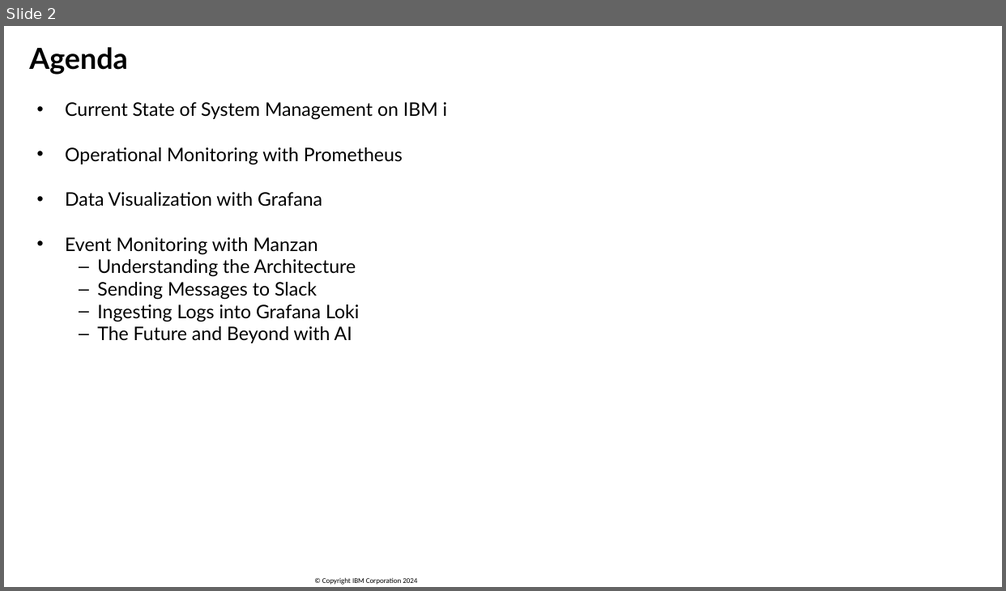
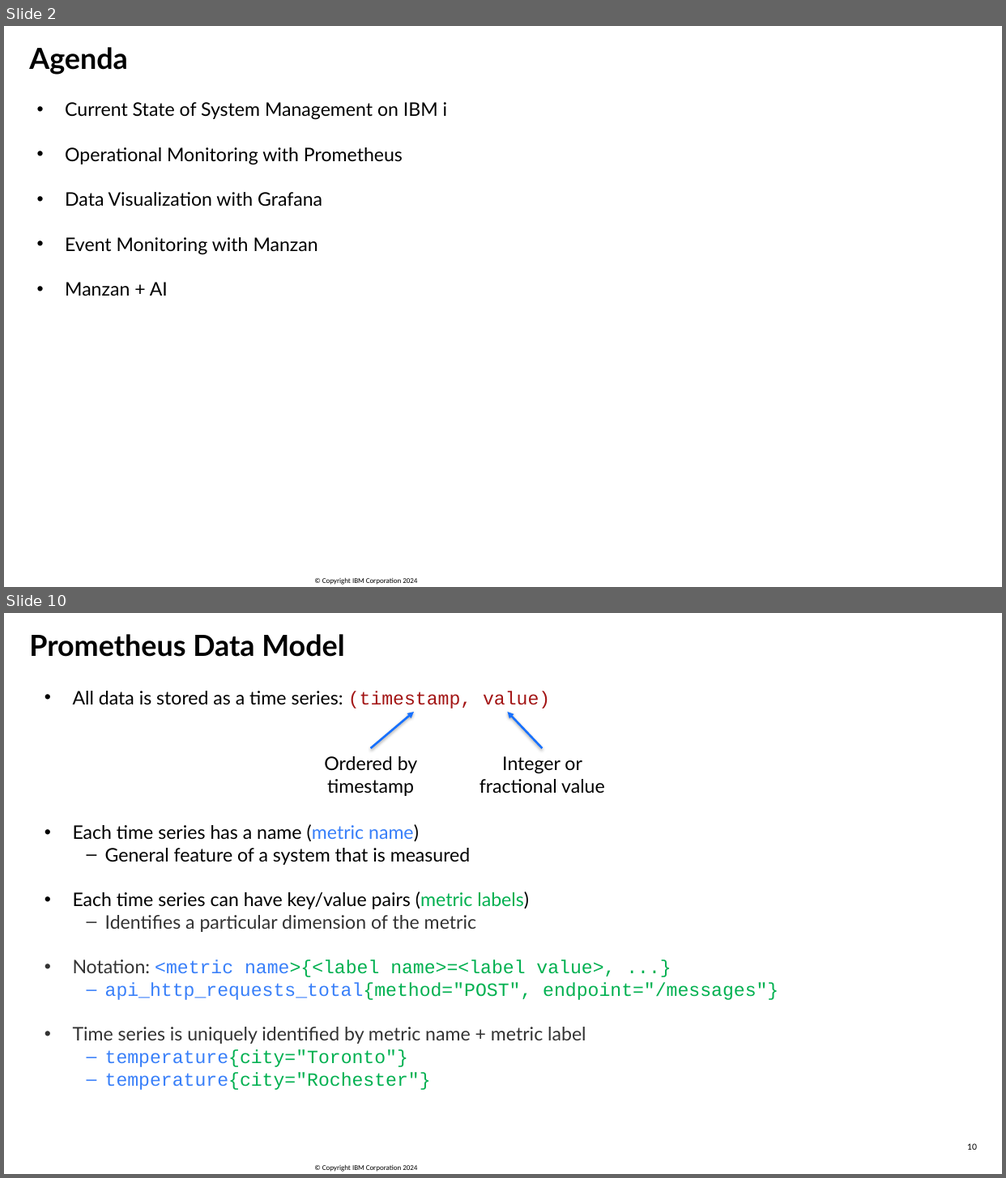
Before and after one commit to SanjulaGanepola/ibmi-talks, a slide deck: OSS Tools For System Management/OSS-Tools-For-System-Management.pptx. Shown one above the other, each under a label of ours: slide 2 before the commit, slides 2 and 10 after it; the slides between them are not shown. The pictures are 1006x591 and 1006x1178 pixels, drawn with LibreOffice and Linux fonts; fonts in the diff are those of the drawing; background and template pictures are left out. Boxes give left, top, right and bottom in pixels: in the first picture for what was removed or moved away, otherwise in the second. Text is boxed around its words. In the diff, an @@ line names an element or a change of style, - is before the commit and + after.

Commit message:
Add most of OSS system management slides

```diff
--- a/OSS Tools For System Management/OSS-Tools-For-System-Management.pptx
+++ b/OSS Tools For System Management/OSS-Tools-For-System-Management.pptx
@@ slide 10 added at (4,613,1002,1174), background #FFFFFF; not listed: 1 template element that a slide beside it also shows @@
@@ text added at (29,634,344,657), 28 pt, text #000000, bold @@
+Prometheus Data Model
@@ text added at (73,691,778,1090), 18 pt, text #000000 @@
+• All data is stored as a time series: (timestamp, value)
+• Each time series has a name (metric name)
+  – General feature of a system that is measured
+• Each time series can have key/value pairs (metric labels)
+  – Identifies a particular dimension of the metric
+• Notation: <metric name>{<label name>=<label value>, ...}
+  – api_http_requests_total{method="POST", endpoint="/messages"}
+• Time series is uniquely identified by metric name + metric label
+  – temperature{city="Toronto"}
+  – temperature{city="Rochester"}
@@ arrow added from (371, 748) to (414, 712), #1670FF 2 pt @@
@@ arrow added from (543, 748) to (508, 712), #1670FF 2 pt @@
@@ text added at (324,756,418,796), 18 pt, text #000000 @@
+Ordered by timestamp
@@ text added at (479,756,605,793), 18 pt, text #000000 @@
+Integer or fractional value
@@ page number added at (967,1144,977,1150), 8 pt, text #000000 @@
+10
@@ slide 2 changed as well @@
@@ text at (65,282,168,296): text changed @@
-  – Understanding the Architecture
-  – Sending Messages to Slack
-  – Ingesting Logs into Grafana Loki
-  – The Future and Beyond with AI
+• Manzan + AI
```
Also in this commit, not shown: 2 other slides changed, 35 other slides added, 1 other file.
